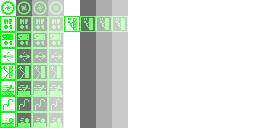
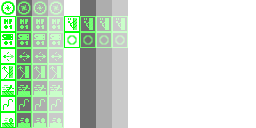
The second w=256, h=128 image is a revision of the first. Changes to its layers:
painted on "bonus.png" over bbox(64, 32, 128, 48)
